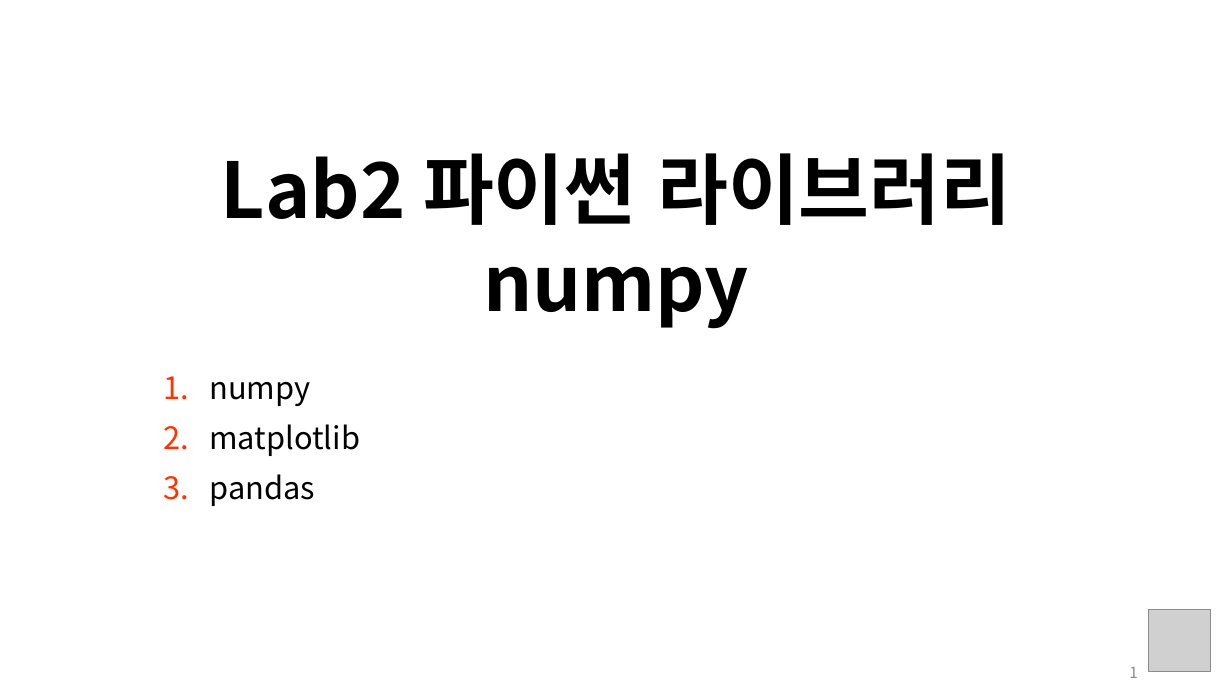
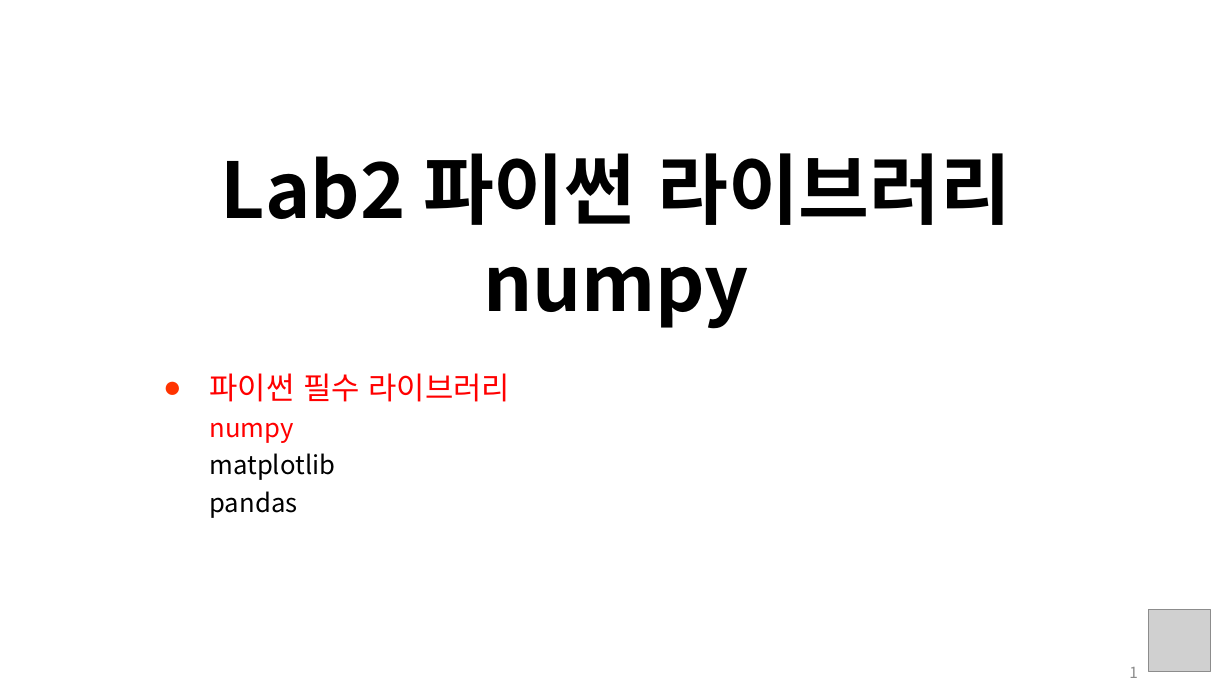
Before and after one commit to SeolJaeHyeok/2021-1_DS, a slide deck: slide 1 of 강의자료/2.PythonLibrary(numpy).pptx. Drawn at 1232x693 pixels with LibreOffice and Linux fonts; fonts in the diff are those of the drawing; grey boxes stand for pictures. Boxes give left, top, right and bottom in pixels: in the first picture for what was removed or moved away, otherwise in the second. Text is boxed around its words. In the diff, an @@ line names an element or a change of style, - is before the commit and + after.

```diff
--- a/강의자료/2.PythonLibrary(numpy).pptx
+++ b/강의자료/2.PythonLibrary(numpy).pptx
@@ subtitle at bbox=[209, 373, 510, 402]: paragraph added @@
+● 파이썬 필수 라이브러리
@@ subtitle at bbox=[209, 422, 335, 518]: size 24 to 20 pt in "numpy", "matplotlib", "pandas"; text colour #000000 to #FF0000 in "numpy"; bullet 1. to none; list level 1 to 2 in "numpy"; list level 1 to 2 in "matplotlib"; list level 1 to 2 in "pandas" @@
```
Also in this commit, not shown: 1 other slide changed, 3 other files.
